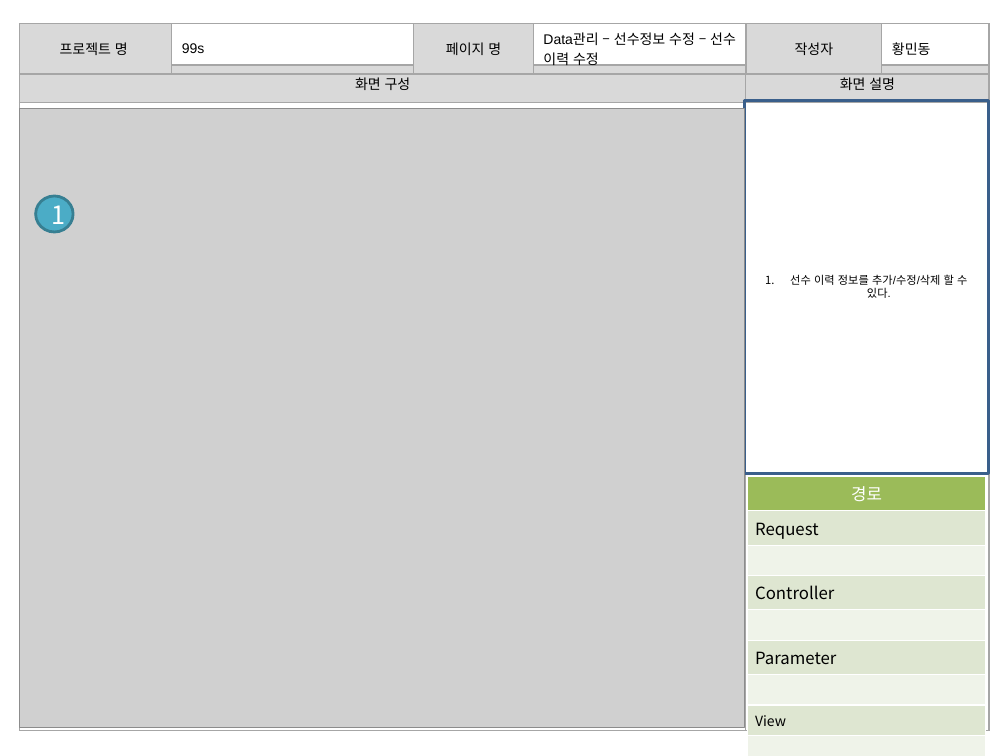
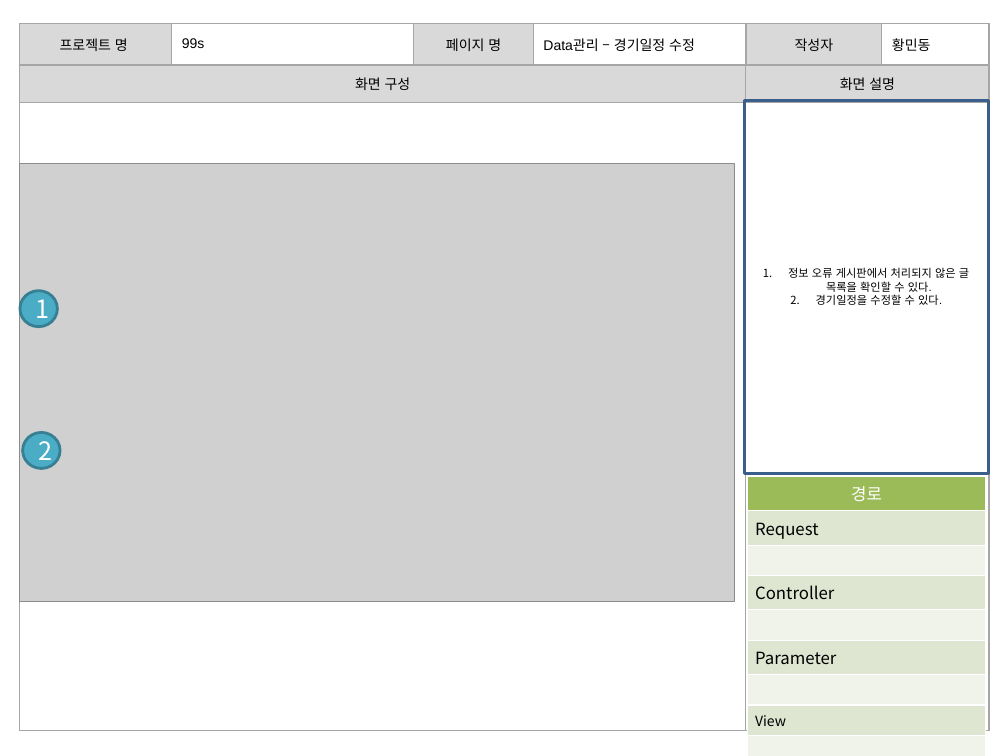
Before and after one commit to banana1531/ggs, a slide deck: slide 14 of doc/0.공용폴더/07 스토리보드/스토리보드 - 관리자 페이지.pptx (slide 15 before the commit). Drawn at 1008x756 pixels with LibreOffice and Linux fonts; fonts in the diff are those of the drawing; grey boxes stand for pictures. Boxes give left, top, right and bottom in pixels: in the first picture for what was removed or moved away, otherwise in the second. Text is boxed around its words. In the diff, an @@ line names an element or a change of style, - is before the commit and + after.

```diff
--- a/doc/0.공용폴더/07 스토리보드/스토리보드 - 관리자 페이지.pptx
+++ b/doc/0.공용폴더/07 스토리보드/스토리보드 - 관리자 페이지.pptx
@@ table at [19,23,989,65] @@
-row 1, column 4: Data관리 – 선수정보 수정 – 선수 이력 수정
+row 1, column 4: Data관리 – 경기일정 수정
@@ picture: place and size @@
-picture at [20,108,745,727]
+picture at [20,163,735,602]
@@ text in rectangle at [788,267,969,305]: text changed @@
-1. 선수 이력 정보를 추가/수정/삭제 할 수 있다.
+1. 정보 오류 게시판에서 처리되지 않은 글 목록을 확인할 수 있다.
+2. 경기일정을 수정할 수 있다.
@@ ellipse "1": place and size @@
-ellipse "1" at [35,196,73,232]
+ellipse "1" at [20,290,57,327]
@@ ellipse added at [22,432,59,469], fill #4BACC6, outline #377F92 2 pt, 18 pt, text #FFFFFF @@
+2
```
Also in this commit, not shown: 11 other slides changed, 1 slide removed.
